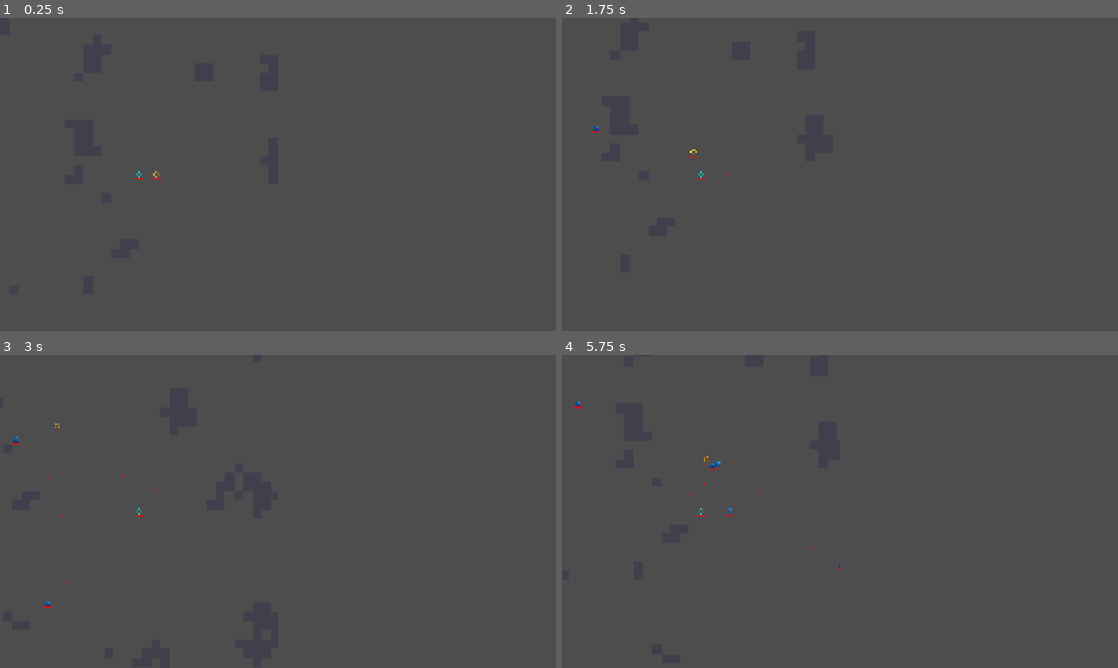
Above: before the commit, frames 1-4 (two rows, left to right).
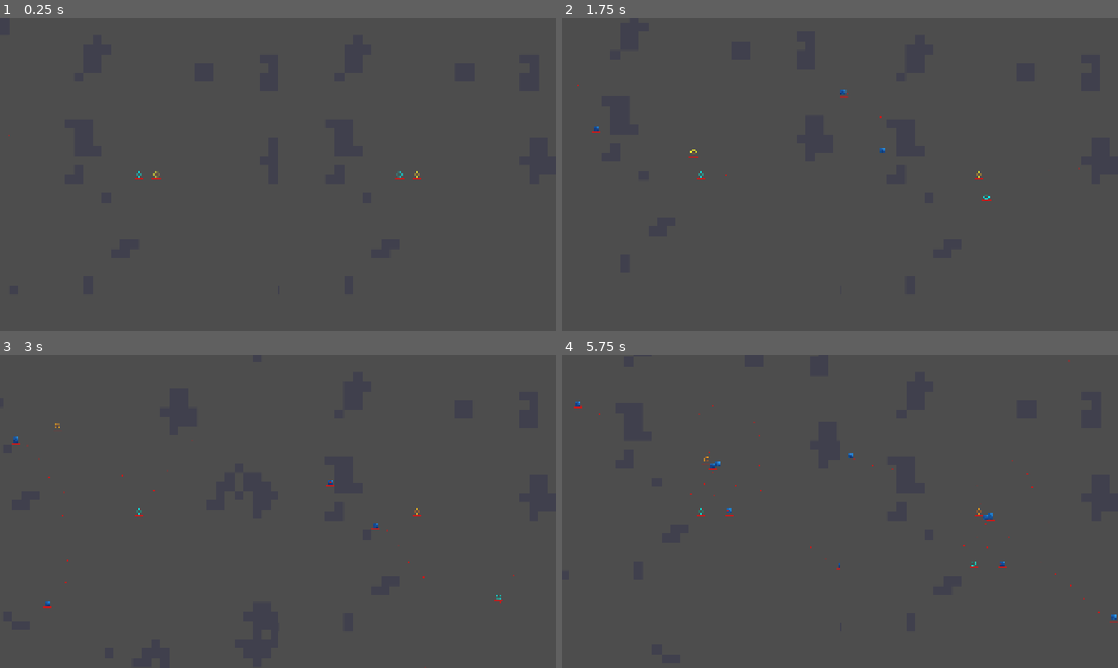
Above: after the commit, the same moments.

Repository: M-E-7/mob-fighter
Game: Godot game, scene res://Levels/LevelPrototype/basic_level.tscn
Two runs of this game, one before a commit and one after it. Both use one fixed random seed, a clock stepped at 60 frames per second and the inputs below.
Inputs (mouse positions are in pixels of both pictures, inside the frame that each line leads up to):
- Up to frame 1 (0.25 s): no input
- Up to frame 2 (1.75 s): tap Enter at 0.5 s; move the mouse to (962, 158) at 0.52 s; press the mouse at (962, 158) at 0.53 s; hold Right (ui_right) 0.53-1.28 s; move the mouse to (728, 190) at 1.27 s; release the mouse at (728, 190) at 1.28 s; hold Down (ui_down) from 1.28 s (still down); click (728, 190) at 1.35 s
- Up to frame 3 (3 s): move the mouse to (333, 442) at 2.02 s; release Down (ui_down) at 2.03 s; press the mouse at (333, 442) at 2.03 s; hold Right (ui_right) 2.03-2.78 s; move the mouse to (250, 574) at 2.77 s; release the mouse at (250, 574) at 2.78 s; hold Up (ui_up) from 2.78 s (still down); click (250, 574) at 2.85 s
- Up to frame 4 (5.75 s): move the mouse to (1006, 558) at 3.52 s; release Up (ui_up) at 3.53 s; press the mouse at (1006, 558) at 3.53 s; hold Left (ui_left) 3.53-5.03 s; move the mouse to (673, 464) at 4.27 s; release the mouse at (673, 464) at 4.28 s; click (673, 464) at 4.35 s; move the mouse to (867, 511) at 5.02 s; press the mouse at (867, 511) at 5.03 s; hold Down (ui_down) from 5.03 s (still down)

The runs differ from the first frame. In frame 1, less than 0.1% of the frame differs, in the area x 71-76%, y 48-52%; in frame 2, less than 0.1%; in frame 3, less than 0.1%; in frame 4, 0.2%, in the area x 51-100%, y 1-86%.

Commit message:
Split screen second player camera fix

Diff:
--- a/Levels/LevelPrototype/basic_level.gd
+++ b/Levels/LevelPrototype/basic_level.gd
@@ -30,8 +30,11 @@
 	_player1.add_child(_camera_p1)
 
 	# Camera2DP2 lives in SubViewportP2 and is position-synced to Player2 in _process().
+	# Explicitly share SubViewportP1's world so P2's camera sees the same scene.
 	_camera_p2 = Camera2D.new()
+	_subviewport_p2.world_2d = _subviewport_p1.world_2d
 	_subviewport_p2.add_child(_camera_p2)
+	_camera_p2.global_position = _player2.global_position
 
 	_level_up_ui.set("xp_component", _player1.get_node("XPComponent") as XPComponent)
 	_level_up_ui.set("xp_component_p2", _player2.get_node("XPComponent") as XPComponent)
@@ -48,6 +51,7 @@
 func _on_level_generated(spawn_pos: Vector2) -> void:
 	_player1.global_position = spawn_pos
 	_player2.global_position = spawn_pos + Vector2(60, 0)
+	_camera_p2.global_position = spawn_pos + Vector2(60, 0)
 	_spawner.start(_proc_gen)
 
 
--- a/Levels/LevelPrototype/basic_level.tscn
+++ b/Levels/LevelPrototype/basic_level.tscn
@@ -22,6 +22,7 @@
 stretch = true
 
 [node name="SubViewportP1" type="SubViewport" parent="SplitScreenLayout/SubViewportContainerP1" unique_id=3000000004]
+own_world_2d = true
 size = Vector2i(960, 1080)
 
 [node name="DebugBG" type="ColorRect" parent="SplitScreenLayout/SubViewportContainerP1/SubViewportP1"]
